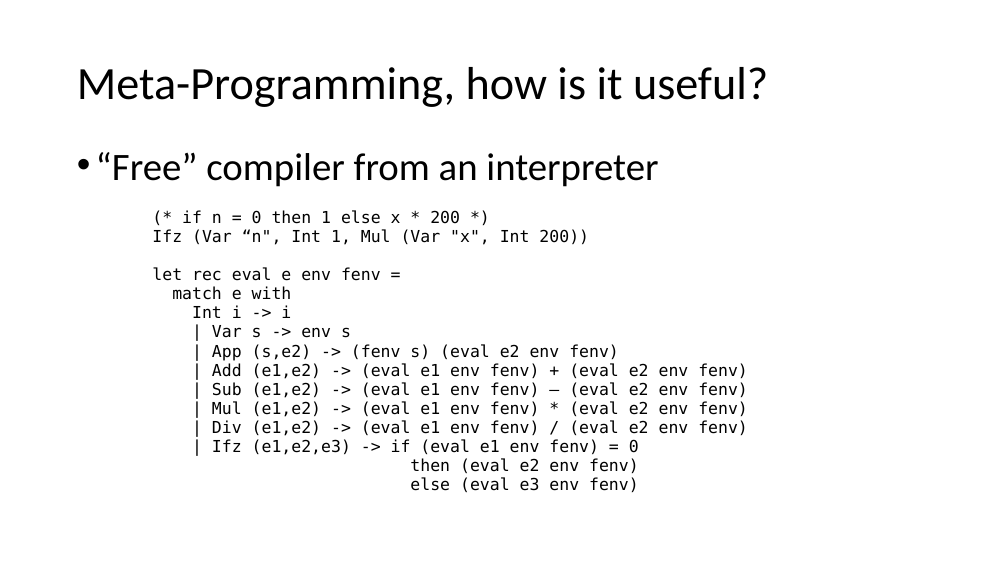
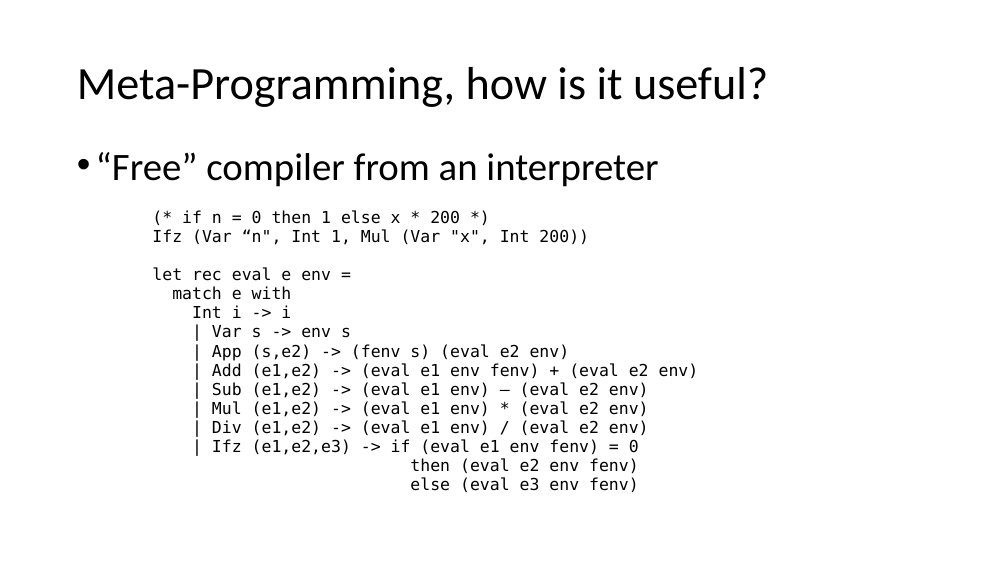
Before and after one commit to ackoroa/ppx_toMeta, a slide deck: slide 5 of report/Automated Meta-Programming to Support High Performance OCaml Codes.pptx. Drawn at 1008x567 pixels with LibreOffice and Linux fonts; fonts in the diff are those of the drawing. Boxes give left, top, right and bottom in pixels: in the first picture for what was removed or moved away, otherwise in the second. Text is boxed around its words. In the diff, an @@ line names an element or a change of style, - is before the commit and + after.

```diff
--- a/report/Automated Meta-Programming to Support High Performance OCaml Codes.pptx
+++ b/report/Automated Meta-Programming to Support High Performance OCaml Codes.pptx
@@ text at [152, 267, 331, 281]: text changed @@
-    let rec eval e env fenv =
+    let rec eval e env =
@@ text at [212, 344, 699, 436]: text changed @@
-    | App (s,e2) -> (fenv s) (eval e2 env fenv)
-    | Add (e1,e2) -> (eval e1 env fenv) + (eval e2 env fenv)
-    | Sub (e1,e2) -> (eval e1 env fenv) – (eval e2 env fenv)
-    | Mul (e1,e2) -> (eval e1 env fenv) * (eval e2 env fenv)
-    | Div (e1,e2) -> (eval e1 env fenv) / (eval e2 env fenv)
+    | App (s,e2) -> (fenv s) (eval e2 env)
+    | Add (e1,e2) -> (eval e1 env fenv) + (eval e2 env)
+    | Sub (e1,e2) -> (eval e1 env) – (eval e2 env)
+    | Mul (e1,e2) -> (eval e1 env) * (eval e2 env)
+    | Div (e1,e2) -> (eval e1 env) / (eval e2 env)
```
Also in this commit, not shown: 8 other slides changed, 3 slides added, 1 other file.
